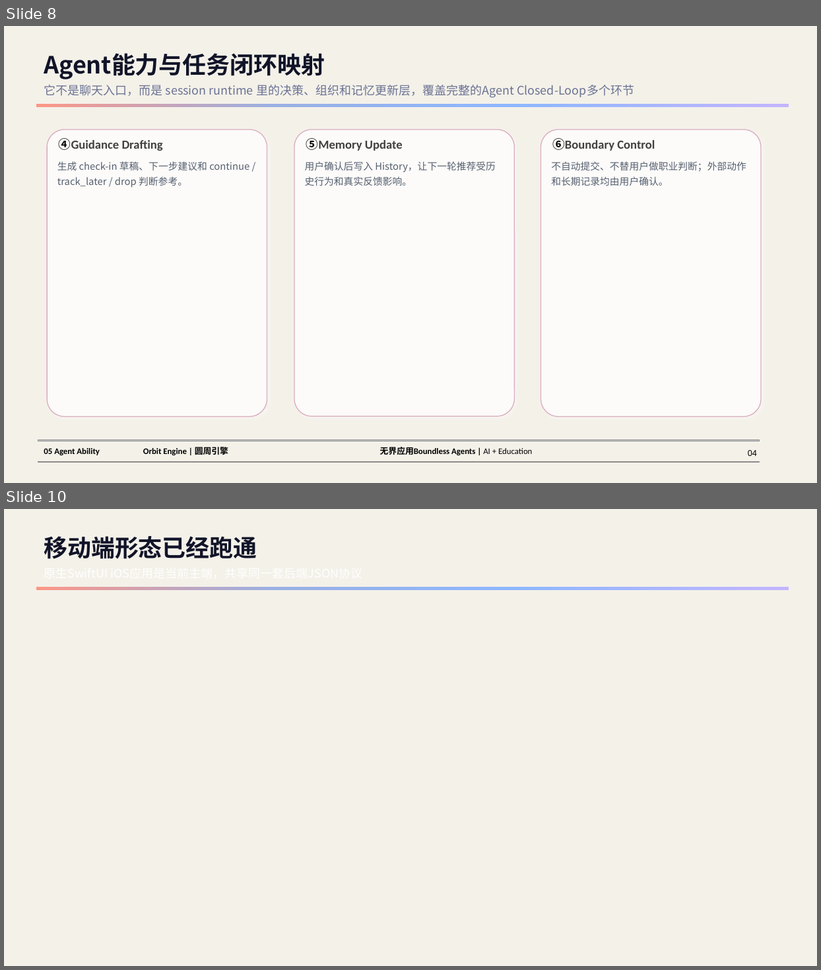
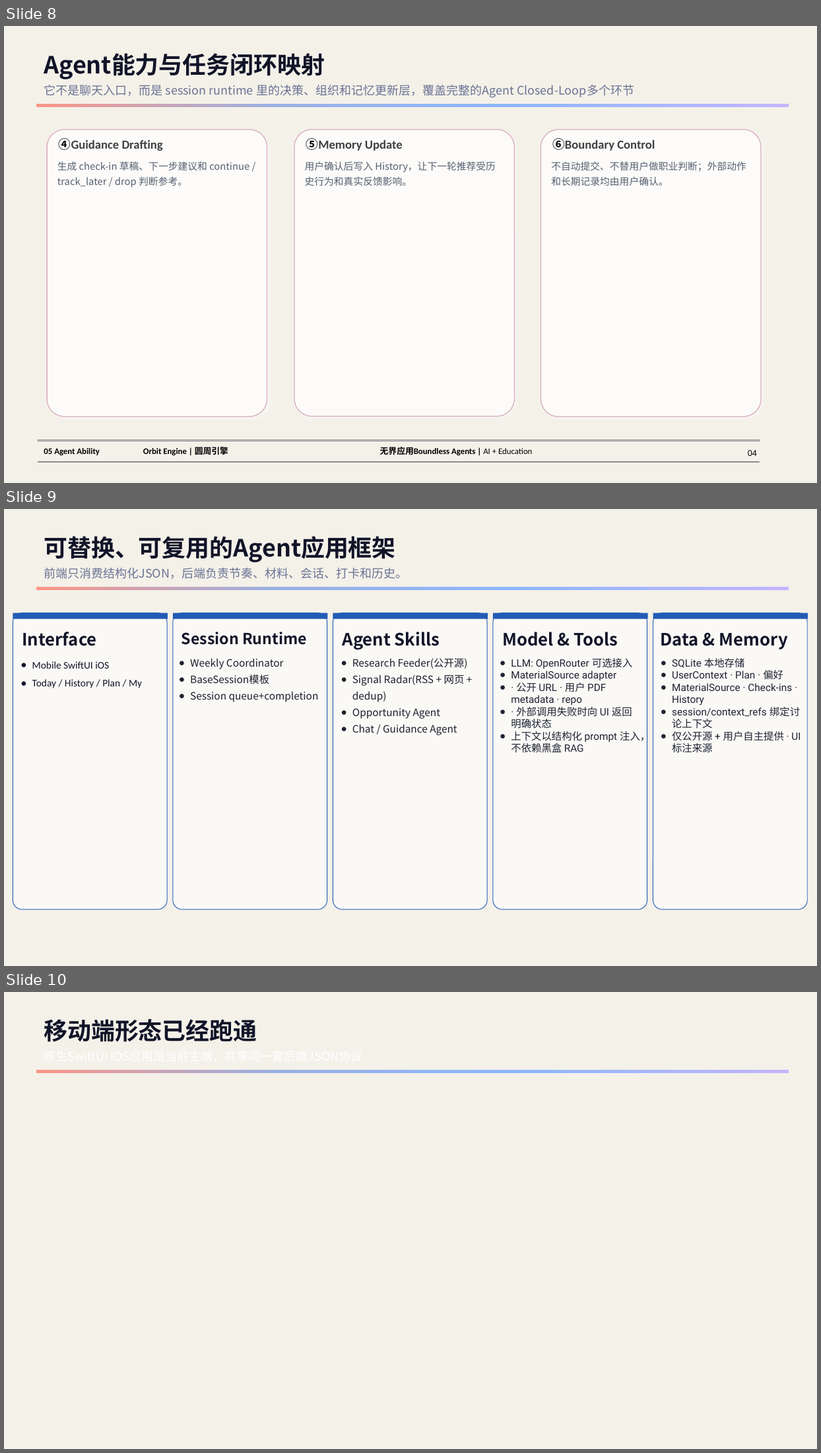
Before and after one commit to understand-hani/Orbit-Engine, a slide deck: ppt/圆周引擎OrbitEngine.pptx. Shown one above the other, each under a label of ours: slides 8 and 10 before the commit, slides 8, 9 and 10 after it; the slides between them are not shown. The pictures are 821x970 and 821x1453 pixels, drawn with LibreOffice and Linux fonts; fonts in the diff are those of the drawing; grey boxes stand for pictures; background and template pictures are left out. Boxes give left, top, right and bottom in pixels: in the first picture for what was removed or moved away, otherwise in the second. Text is boxed around its words. In the diff, an @@ line names an element or a change of style, - is before the commit and + after.

Commit message:
Add competition submission materials and PPT review

```diff
--- a/ppt/圆周引擎OrbitEngine.pptx
+++ b/ppt/圆周引擎OrbitEngine.pptx
@@ slide 9 added at bbox=[4, 509, 817, 966], background picture (left out) @@
@@ text added at bbox=[44, 536, 395, 562], 28 pt, text #111428, bold @@
+可替换、可复用的Agent应用框架
@@ text added at bbox=[44, 568, 407, 579], 14 pt, text #6B7394 @@
+前端只消费结构化JSON，后端负责节奏、材料、会话、打卡和历史。
@@ rectangle added at bbox=[36, 587, 789, 591], fill gradient #FC9686 to #99B0E4 to #8DB7FF to #C2B5FF @@
@@ rounded rectangle added at bbox=[13, 613, 167, 910], fill #FFFFFF at 60% opacity, outline #225BB7 0.75 pt @@
@@ rectangle added at bbox=[13, 613, 168, 619], fill #225BB7 @@
@@ rounded rectangle added at bbox=[173, 613, 327, 910], fill #FFFFFF at 60% opacity, outline #225BB7 0.75 pt @@
@@ rectangle added at bbox=[173, 613, 328, 619], fill #225BB7 @@
@@ rounded rectangle added at bbox=[333, 613, 487, 910], fill #FFFFFF at 60% opacity, outline #225BB7 0.75 pt @@
@@ rectangle added at bbox=[333, 613, 488, 619], fill #225BB7 @@
@@ rounded rectangle added at bbox=[493, 613, 648, 910], fill #FFFFFF at 60% opacity, outline #225BB7 0.75 pt @@
@@ rectangle added at bbox=[493, 613, 648, 619], fill #225BB7 @@
@@ rounded rectangle added at bbox=[653, 613, 807, 910], fill #FFFFFF at 60% opacity, outline #225BB7 0.75 pt @@
@@ rectangle added at bbox=[653, 613, 808, 619], fill #225BB7 @@
@@ text added at bbox=[22, 632, 96, 646], 20 pt, text #111428, bold @@
+Interface
@@ text added at bbox=[182, 632, 307, 645], 18 pt, text #111428, bold @@
+Session Runtime
@@ text added at bbox=[343, 632, 440, 650], 20 pt, text #111428, bold @@
+Agent Skills
@@ text added at bbox=[502, 632, 618, 646], 20 pt, text #111428, bold @@
+Model & Tools
@@ text added at bbox=[661, 633, 788, 650], 20 pt, text #111428, bold @@
+Data & Memory
@@ text added at bbox=[32, 661, 142, 689], 12 pt, text #111428 @@
+● Mobile SwiftUI iOS
+● Today / History / Plan / My
@@ text added at bbox=[190, 658, 319, 702], 12 pt, text #1C202C @@
+● Weekly Coordinator
+● BaseSession模板
+● Session queue+completion
@@ text added at bbox=[352, 658, 468, 735], 12 pt, text #1C202C @@
+● Research Feeder(公开源)
+● Signal Radar(RSS + 网页 + dedup)
+● Opportunity Agent
+● Chat / Guidance Agent
@@ text added at bbox=[511, 658, 650, 753], 12 pt, text #1F2333 @@
+● LLM: OpenRouter 可选接入
+● MaterialSource adapter
+● · 公开 URL · 用户 PDF metadata · repo
+● · 外部调用失败时向 UI 返回明确状态
+● 上下文以结构化 prompt 注入，不依赖黑盒 RAG
@@ text added at bbox=[672, 658, 801, 753], 12 pt, text #1F2333 @@
+● SQLite 本地存储
+● UserContext · Plan · 偏好
+● MaterialSource · Check-ins · History
+● session/context_refs 绑定讨论上下文
+● 仅公开源 + 用户自主提供 · UI 标注来源
```
Also in this commit, not shown: 1 slide changed, 1 slide removed, 4 other files.
